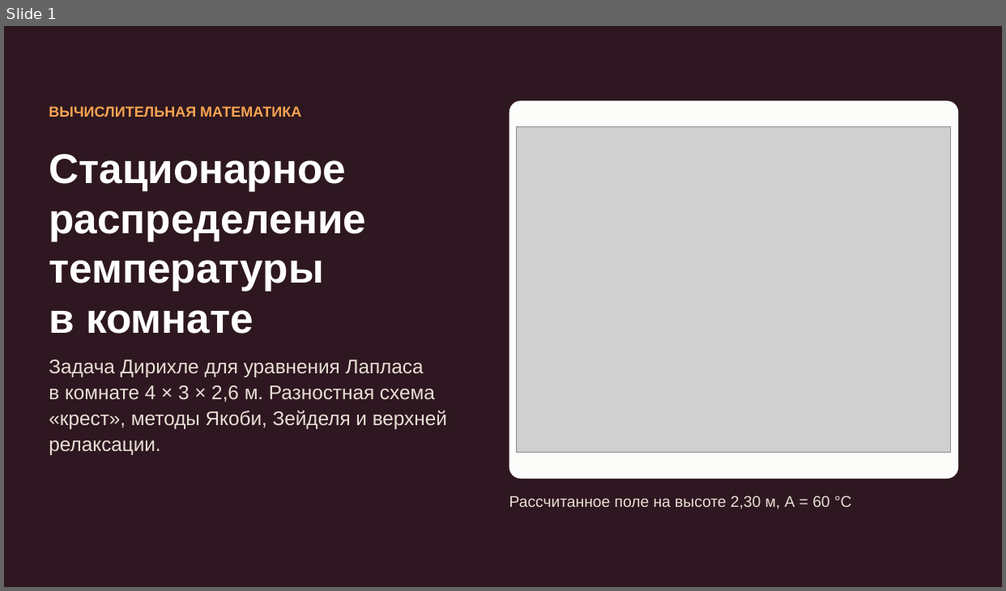
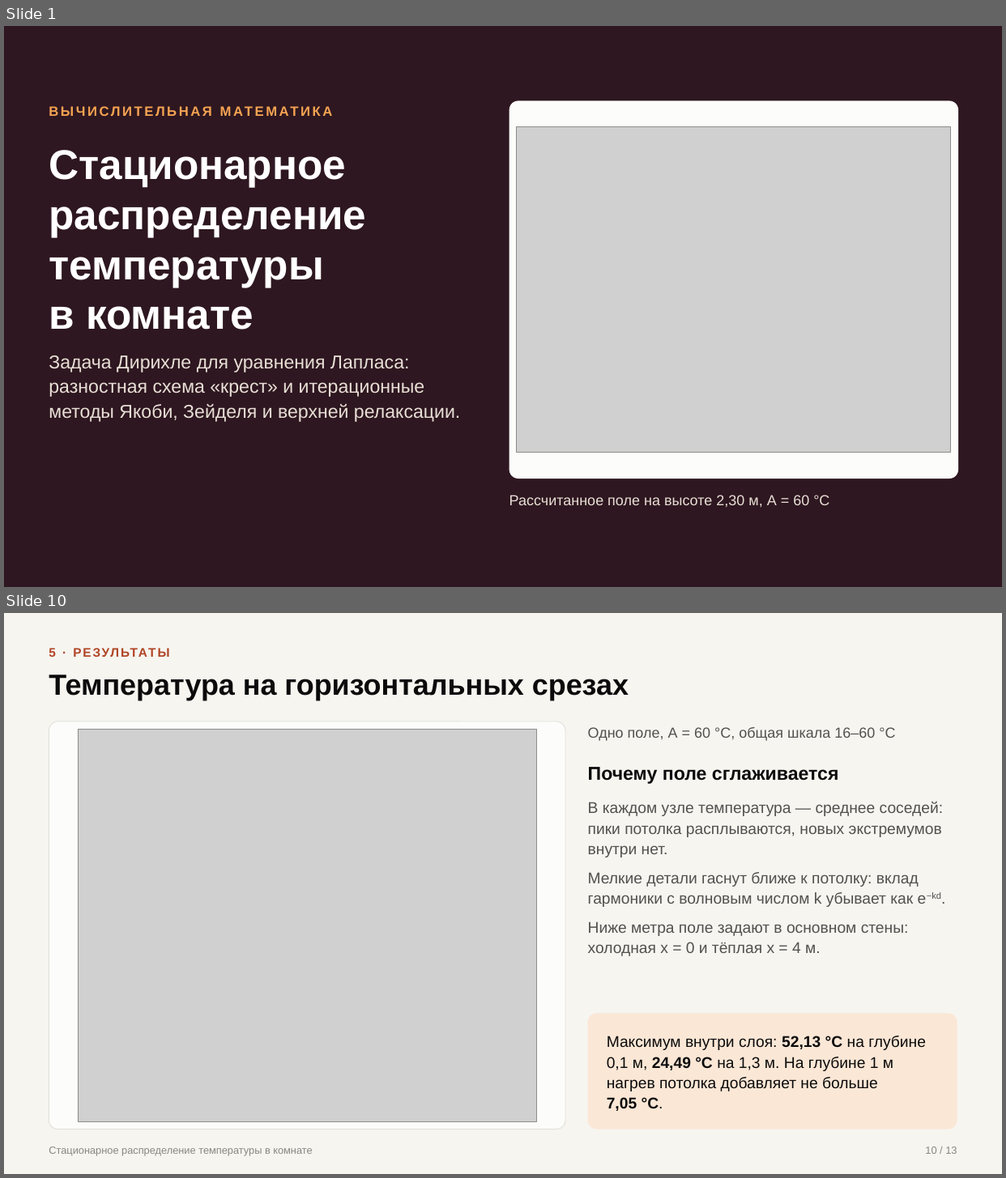
Before and after one commit to terMorel/computational-mathematics, a slide deck: PDE-Solver/presentation/PDE-Solver.pptx. Shown one above the other, each under a label of ours: slide 1 before the commit, slides 1 and 10 after it; the slides between them are not shown. The pictures are 1006x591 and 1006x1178 pixels, drawn with LibreOffice and Linux fonts; fonts in the diff are those of the drawing; grey boxes stand for pictures. Boxes give left, top, right and bottom in pixels: in the first picture for what was removed or moved away, otherwise in the second. Text is boxed around its words. In the diff, an @@ line names an element or a change of style, - is before the commit and + after.

```diff
--- a/PDE-Solver/presentation/PDE-Solver.pptx
+++ b/PDE-Solver/presentation/PDE-Solver.pptx
@@ slide 10 added at (4, 613, 1002, 1174), background #F7F5F0 @@
@@ text added at (49, 648, 56, 657), 12 pt, text #B04526, bold @@
+5 · РЕЗУЛЬТАТЫ
@@ text added at (49, 675, 629, 700), 28 pt, text #0B0B0B, bold @@
+Температура на горизонтальных срезах
@@ rounded rectangle added at (49, 722, 565, 1130), fill #FCFCFB, outline #E1E0D9 0.75 pt @@
@@ picture added at (78, 729, 536, 1122) @@
@@ text added at (588, 727, 895, 741), 14 pt, text #52514E @@
+Одно поле, A = 60 °C, общая шкала 16–60 °C
@@ text added at (588, 767, 839, 784), 18 pt, text #0B0B0B, bold @@
+Почему поле сглаживается
@@ text added at (588, 801, 943, 956), 15 pt, text #52514E @@
+В каждом узле температура — среднее соседей: пики потолка расплываются, новых экстремумов внутри нет.
+Мелкие детали гаснут ближе к потолку: вклад гармоники с волновым числом k убывает как e−kd.
+Ниже метра поле задают в основном стены: холодная x = 0 и тёплая x = 4 м.
@@ rounded rectangle added at (588, 1013, 957, 1130), fill #FBE7D6 @@
@@ text added at (607, 1036, 926, 1111), 15 pt, text #0B0B0B @@
+Максимум внутри слоя: 52,13 °C на глубине 0,1 м, 24,49 °C на 1,3 м. На глубине 1 м нагрев потолка добавляет не больше 7,05 °C.
@@ text added at (49, 1147, 312, 1157), 10 pt, text #898781 @@
+Стационарное распределение температуры в комнате
@@ text added at (925, 1147, 957, 1154), 10 pt, text #898781 @@
+10 / 13
@@ slide 1 changed as well @@
@@ text "ВЫЧИСЛИТЕЛЬНАЯ МАТЕМАТИКА" at (49, 101, 491, 130): size 14 to 13 pt, letter spacing 0 to 2 pt @@
@@ text "Стационарное распределение температуры в комнате": place and size @@
-text "Стационарное распределение температуры в комнате" at (49, 154, 366, 334)
+text "Стационарное распределение температуры в комнате" at (49, 150, 366, 330)
@@ text at (49, 356, 460, 422): text changed; size 19 to 18 pt @@
-Задача Дирихле для уравнения Лапласа в комнате 4 × 3 × 2,6 м. Разностная схема «крест», методы Якоби, Зейделя и верхней релаксации.
+Задача Дирихле для уравнения Лапласа: разностная схема «крест» и итерационные методы Якоби, Зейделя и верхней релаксации.
@@ text "Рассчитанное поле на высоте 2,30 ..." at (509, 495, 829, 508): size 15 to 14 pt @@
```
Also in this commit, not shown: 3 other slides changed, 8 other slides added, 8 slides removed, 2 other files.
